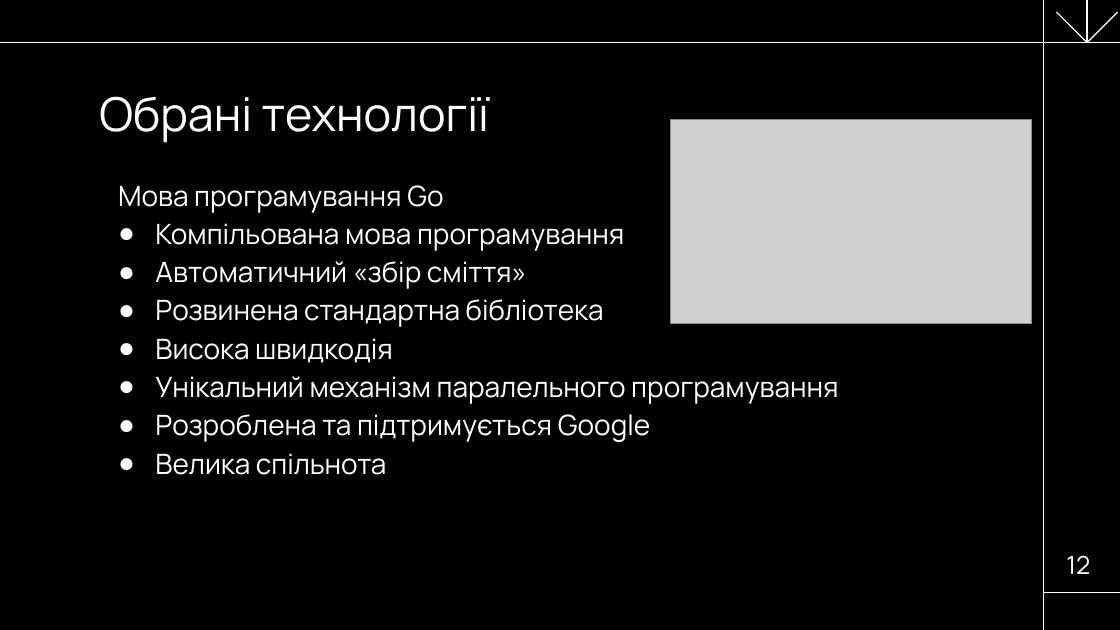
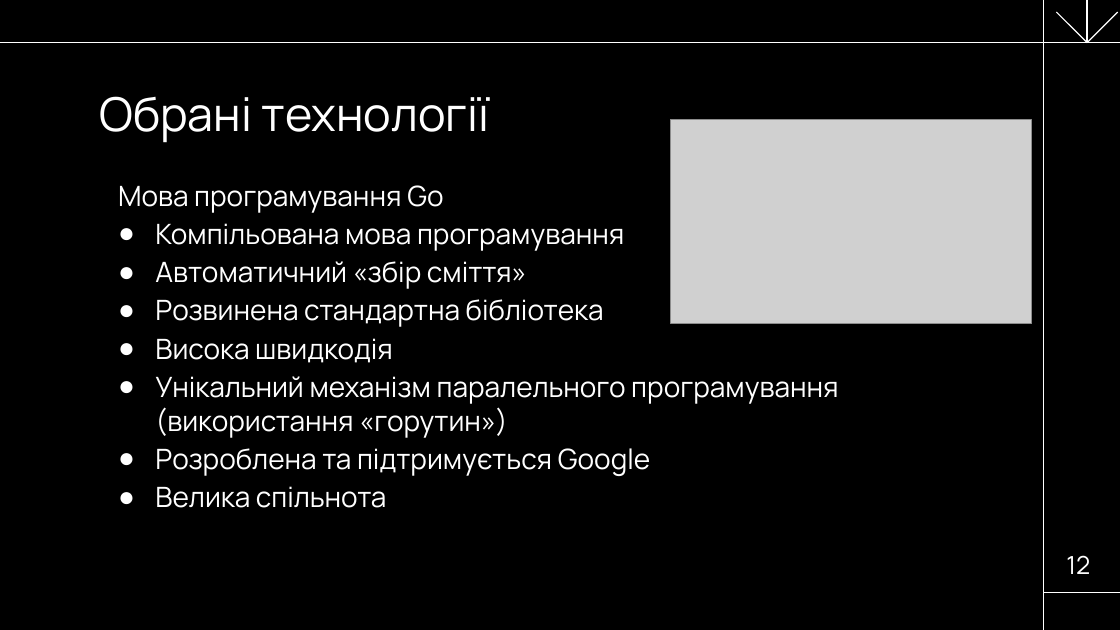
Before and after one commit to NureButsulinIhor/2025_B_PI_PZPI-21-2_Butsulin_I_O, a slide deck: slide 12 of 2025_Б_ПІ_ПЗПІ_21_2_Буцулін_І_О.pptx. Drawn at 1120x630 pixels with LibreOffice and Linux fonts; fonts in the diff are those of the drawing; grey boxes stand for pictures. Boxes give left, top, right and bottom in pixels: in the first picture for what was removed or moved away, otherwise in the second. Text is boxed around its words. In the diff, an @@ line names an element or a change of style, - is before the commit and + after.

```diff
--- a/2025_Б_ПІ_ПЗПІ_21_2_Буцулін_І_О.pptx
+++ b/2025_Б_ПІ_ПЗПІ_21_2_Буцулін_І_О.pptx
@@ text at bbox=[155, 376, 838, 438]: text changed @@
-● Унікальний механізм паралельного програмування
+● Унікальний механізм паралельного програмування (використання «горутин»)
```
Also in this commit, not shown: 12 other slides changed.
